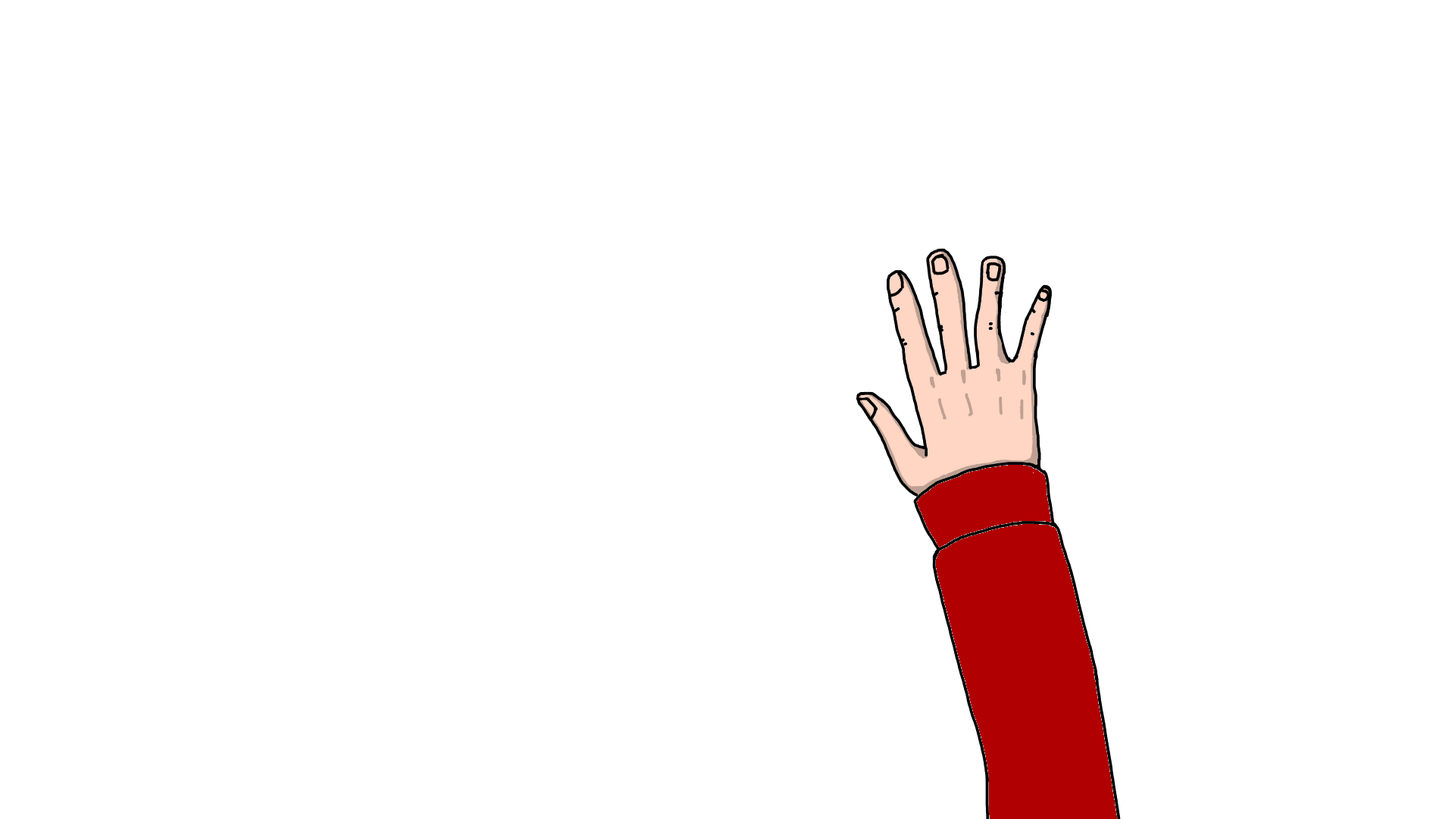
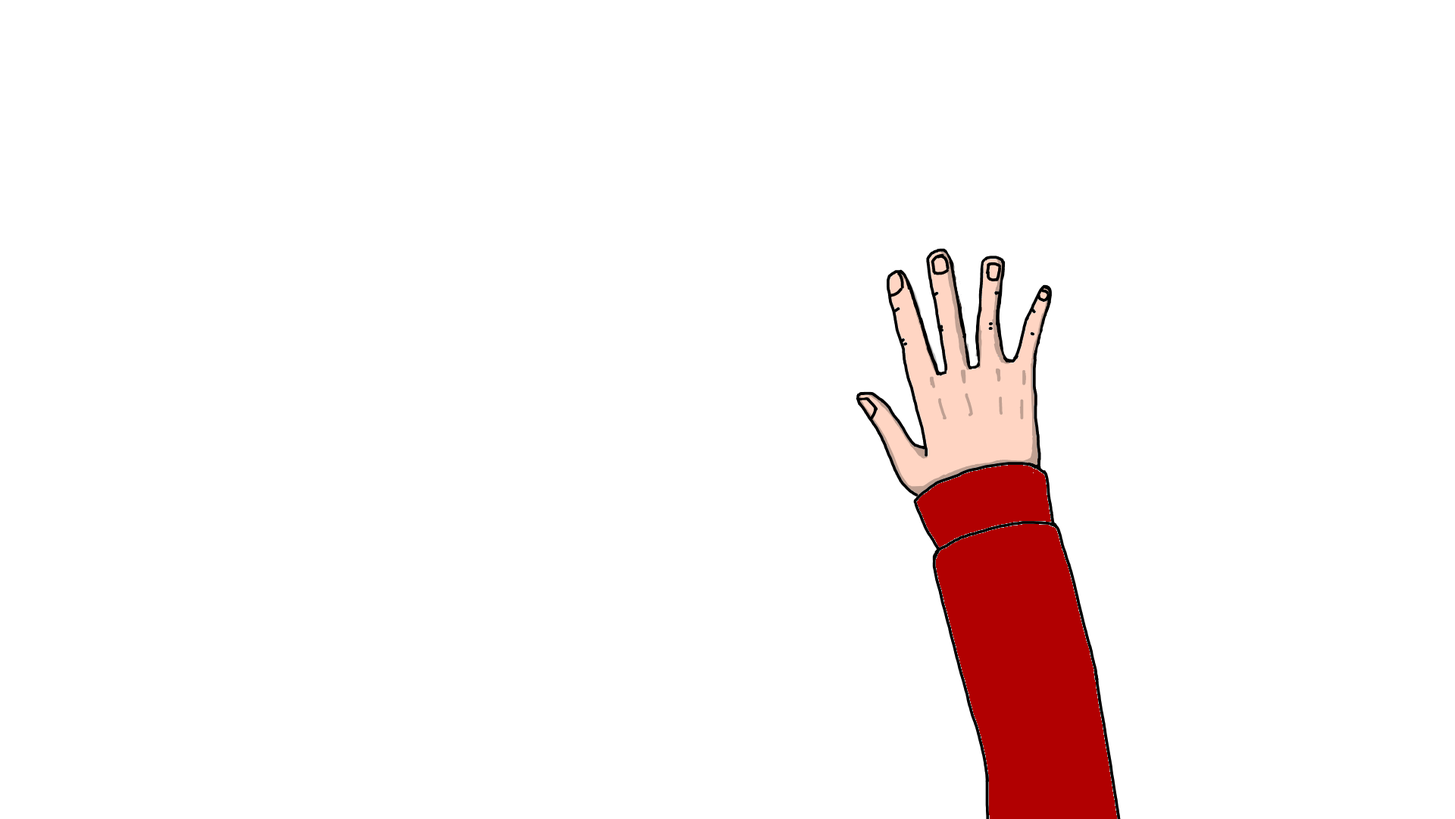
Two versions of the same layered image (1455×819). Layer-by-layer changes:
painted on "RHL Sh" over [899, 248, 1052, 376]
painted on "RHL" over [899, 248, 1052, 376]
painted on "RHL C" over [899, 248, 1052, 376]
